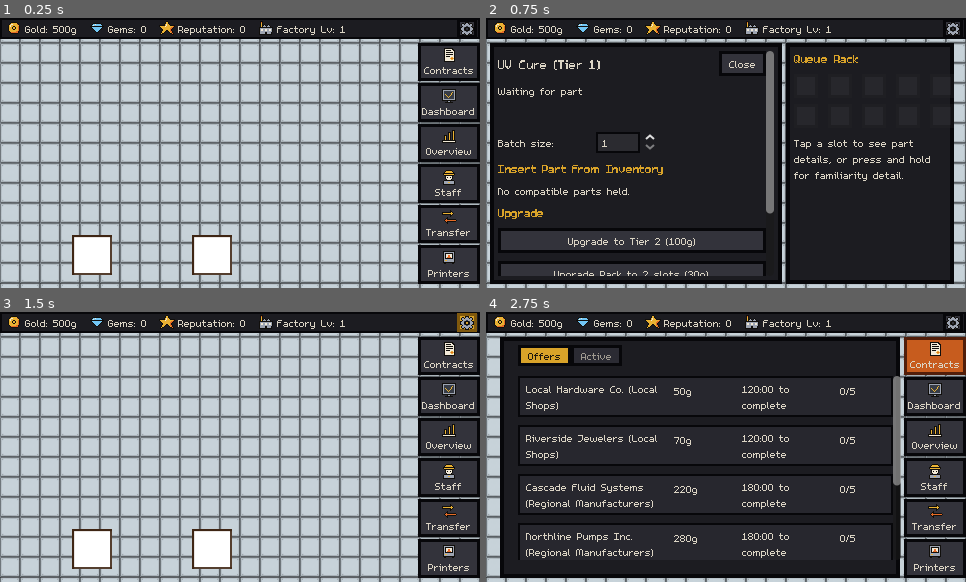
Above: before the commit, frames 1-4 (two rows, left to right).
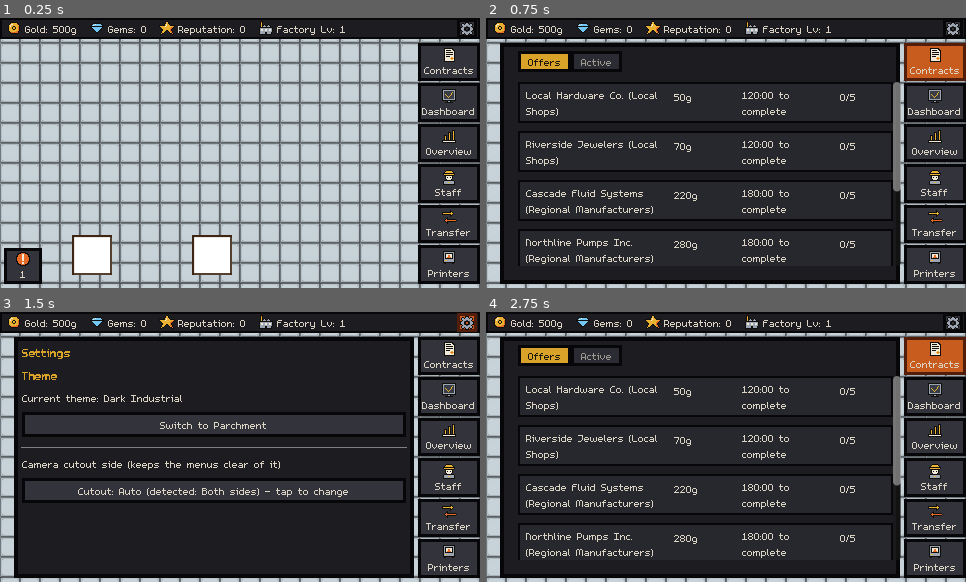
Above: after the commit, the same moments.

Repository: carverweirick/foundry-mobile-game
Game: Godot game, scene res://scenes/main.tscn
Same seed, same stepped clock (60 frames per second), same inputs: the game is played once before the commit and once after it.
Inputs (mouse positions are in pixels of both pictures, inside the frame that each line leads up to):
- Up to frame 1 (0.25 s): no input
- Up to frame 2 (0.75 s): click (510, 266) at 0.52 s
- Up to frame 3 (1.5 s): click (465, 322) at 1.27 s
- Up to frame 4 (2.75 s): click (937, 355) at 2.02 s

The runs differ from the first frame. In frame 1, 1.0% of the frame differs, in the area x 0-9%, y 85-99%; in frame 2, 24%; in frame 3, 74%, in the area x 2-100%, y 0-99%; in frame 4, nothing differs.

Commit message:
Add the Attention button: jump to whatever needs the player next
Bottom-left "!" tile with a count. Each tap pans the camera to the next
station needing input and pulses it, or opens Transfer/Contracts for the
shop-wide items. Needs, most urgent first: defects anywhere, ready parts at
unstaffed stations, stranded Awaiting Transfer parts, idle unstaffed
printers with contract work, no active contract.

Also records the menu-structure decision (design doc 27.7): consolidated
Board/Contracts/Team/Factory rail next, Option A's floor-first ideas tabled.

Co-Authored-By: Claude Opus 5.5 <noreply@anthropic.com>
Claude-Session: https://claude.ai/code/session_01LwGPRWnRjmAtkb5LvtKvk9

Diff:
--- /dev/null
+++ b/scenes/attention.gd
@@ -0,0 +1,75 @@
+class_name Attention
+
+## Everything on the shop floor that needs the player right now, most urgent
+## first - the list behind the Hud's Attention ("!") button (design doc
+## 27.6: "each tap pans to the next station that needs input - this was the
+## Dashboard's real job"). Per-station needs come from
+## Station.attention_need(); the two shop-wide ones (parts stuck in Awaiting
+## Transfer, no active contract) are added here.
+##
+## Each item is a Dictionary:
+##   key      - stable id, so repeated taps can step past the last target
+##   priority - 0 = most urgent (defect), shared with attention_need()
+##   label    - short text shown in the Hud's toast
+##   station  - Station to pan to, or null
+##   overlay  - "transfer" / "contracts" to open instead, or ""
+
+const PRIORITY_AWAITING_TRANSFER := 2
+const PRIORITY_NO_CONTRACT := 4
+
+
+static func collect() -> Array[Dictionary]:
+	var items: Array[Dictionary] = []
+	var station_by_id: Dictionary = GameData.station_by_id
+	var order := 0
+	for id: String in GameData.all_real_station_ids():
+		var station: Station = station_by_id.get(id)
+		if station == null:
+			continue
+		var need := station.attention_need()
+		if need.is_empty():
+			continue
+		items.append({
+			"key": "station:" + id,
+			"priority": need.priority,
+			"label": "%s: %s" % [station.station_name, need.label],
+			"station": station,
+			"overlay": "",
+			"order": order,
+		})
+		order += 1
+
+	# Held parts whose next station has nobody assigned - a staffed station
+	# auto-claims its own held parts, so only these truly wait on the player.
+	var stranded := 0
+	for part in GameData.held_parts:
+		var next: Station = station_by_id.get(GameData.next_station_id_for(part))
+		if next == null or next.assigned_technicians.is_empty():
+			stranded += 1
+	if stranded > 0:
+		items.append({
+			"key": "transfer",
+			"priority": PRIORITY_AWAITING_TRANSFER,
+			"label": "%d part%s awaiting transfer" % [stranded, "" if stranded == 1 else "s"],
+			"station": null,
+			"overlay": "transfer",
+			"order": order,
+		})
+		order += 1
+
+	if GameData.get_active_contracts().is_empty() and not GameData.contract_offers.is_empty():
+		items.append({
+			"key": "contracts",
+			"priority": PRIORITY_NO_CONTRACT,
+			"label": "No active contract - pick an offer",
+			"station": null,
+			"overlay": "contracts",
+			"order": order,
+		})
+
+	# sort_custom isn't stable, so pipeline order is an explicit tiebreak.
+	items.sort_custom(func(a, b):
+		if a.priority != b.priority:
+			return a.priority < b.priority
+		return a.order < b.order)
+	return items
--- /dev/null
+++ b/scenes/attention_pulse.gd
@@ -0,0 +1,33 @@
+extends Node2D
+class_name AttentionPulse
+
+## A gold outline that blinks a few times around a station and then frees
+## itself - added by main.gd when the Attention button pans the camera to a
+## station, so the eye lands on the right one in a crowded room.
+
+const COLOR := Color(0.95, 0.72, 0.2)
+const LINE_WIDTH: float = 4.0
+const PULSES: int = 3
+const PULSE_SECONDS: float = 0.35
+
+var rect: Rect2
+
+
+## Adds a pulse as a child of station, outlining rect (station-local).
+static func spawn(station: Node2D, outline: Rect2) -> void:
+	var pulse := AttentionPulse.new()
+	pulse.rect = outline
+	pulse.z_index = 10
+	station.add_child(pulse)
+
+
+func _ready() -> void:
+	var tween := create_tween()
+	for i in PULSES:
+		tween.tween_property(self, "modulate:a", 0.15, PULSE_SECONDS)
+		tween.tween_property(self, "modulate:a", 1.0, PULSE_SECONDS)
+	tween.tween_callback(queue_free)
+
+
+func _draw() -> void:
+	draw_rect(rect, COLOR, false, LINE_WIDTH)
--- a/scenes/hud.gd
+++ b/scenes/hud.gd
@@ -19,6 +19,14 @@
 ## the open menu; below StationDetailMenu (layer 3), which is modal over
 ## everything since it's opened from a floor tap rather than the rail (the
 ## rail hides while it's open, see _process()).
+##
+## Bottom-left: the Attention ("!") button (design doc 27.6). Shows how many
+## things need the player (Attention.collect()); each tap emits
+## attention_requested with the next one, and main.gd pans the camera there
+## or opens the relevant menu. A short toast beside it says what it is.
+
+## Emitted by an Attention tap - see Attention for the item's shape.
+signal attention_requested(item: Dictionary)
 
 const BAR_HEIGHT: float = 20.0
 const RAIL_WIDTH: float = 62.0
@@ -46,6 +54,9 @@
 ## Gravity is re-read this often; a side change needs two agreeing reads.
 const CAMERA_SIDE_POLL_SECONDS: float = 0.5
 const DEBT_COLOR := Color(0.85, 0.2, 0.2)
+const ATTENTION_SIZE := Vector2(38.0, 36.0)
+const ATTENTION_POLL_SECONDS: float = 0.25
+const TOAST_SECONDS: float = 2.5
 const BUTTON_STATES: Array[String] = [
 	"normal", "normal_mirrored", "hover", "hover_mirrored", "pressed",
 	"pressed_mirrored", "hover_pressed", "hover_pressed_mirrored", "disabled",
@@ -67,6 +78,13 @@
 var _detected_camera_side: ThemeManager.CutoutSide = ThemeManager.CutoutSide.BOTH
 var _pending_camera_side: ThemeManager.CutoutSide = ThemeManager.CutoutSide.BOTH
 var _camera_poll_elapsed: float = 0.0
+var _attention_button: Button
+var _attention_count_label: Label
+var _attention_toast: Label
+var _attention_toast_tween: Tween
+var _attention_items: Array[Dictionary] = []
+var _attention_last_key: String = ""
+var _attention_poll_elapsed: float = ATTENTION_POLL_SECONDS
 
 
 func _ready() -> void:
@@ -75,6 +93,7 @@
 	_rail = VBoxContainer.new()
 	_rail.add_theme_constant_override("separation", 2)
 	add_child(_rail)
+	_build_attention()
 	ThemeManager.theme_changed.connect(func(_choice): _apply_theme())
 	_apply_theme()
 	get_viewport().size_changed.connect(_layout)
@@ -111,6 +130,10 @@
 	if _camera_poll_elapsed >= CAMERA_SIDE_POLL_SECONDS:
 		_camera_poll_elapsed = 0.0
 		_poll_camera_side()
+	_attention_poll_elapsed += delta
+	if _attention_poll_elapsed >= ATTENTION_POLL_SECONDS:
+		_attention_poll_elapsed = 0.0
+		_refresh_attention()
 	# Polled rather than signal-driven: a save load can replace every one of
 	# these values without emitting, and set_text() is a no-op when unchanged.
 	_gold_label.text = "Gold: %dg" % GameData.currency
@@ -127,6 +150,75 @@
 	# than drawing half-covered underneath it.
 	if _station_detail_menu != null:
 		_rail.visible = not _station_detail_menu.panel.visible
+	# A floor tool, not a menu one - and the bottom-left corner is under the
+	# panel slot on narrower screens - so it steps aside while a menu is open.
+	_attention_button.visible = not _any_menu_open()
+	if not _attention_button.visible:
+		_attention_toast.visible = false
+
+
+func _any_menu_open() -> bool:
+	if _station_detail_menu != null and _station_detail_menu.panel.visible:
+		return true
+	for overlay in _slot_overlays:
+		if overlay.panel.visible:
+			return true
+	return false
+
+
+func _build_attention() -> void:
+	_attention_button = _make_rail_tile("0", "attention")
+	_attention_button.tooltip_text = "Jump to the next thing that needs you"
+	_attention_button.focus_mode = Control.FOCUS_NONE
+	_attention_button.size = ATTENTION_SIZE
+	_attention_count_label = _attention_button.get_child(0).get_child(1)
+	_attention_button.pressed.connect(_on_attention_pressed)
+	add_child(_attention_button)
+	# Same white-on-black-outline treatment as the floor's station labels, so
+	# it reads over any floor tile without a panel behind it.
+	_attention_toast = Label.new()
+	_attention_toast.mouse_filter = Control.MOUSE_FILTER_IGNORE
+	_attention_toast.add_theme_color_override("font_color", Color(0.98, 0.95, 0.88))
+	_attention_toast.add_theme_color_override("font_outline_color", Color(0.1, 0.06, 0.03))
+	_attention_toast.add_theme_constant_override("outline_size", 3)
+	_attention_toast.visible = false
+	add_child(_attention_toast)
+
+
+func _refresh_attention() -> void:
+	_attention_items = Attention.collect()
+	_attention_count_label.text = str(_attention_items.size())
+	_attention_button.disabled = _attention_items.is_empty()
+
+
+## Steps to the item after the last one visited, so repeated taps tour every
+## need; once that one is resolved it drops out and the tour restarts at the
+## most urgent.
+func _on_attention_pressed() -> void:
+	_refresh_attention()
+	if _attention_items.is_empty():
+		return
+	var index := 0
+	for i in _attention_items.size():
+		if _attention_items[i].key == _attention_last_key:
+			index = (i + 1) % _attention_items.size()
+			break
+	var item: Dictionary = _attention_items[index]
+	_attention_last_key = item.key
+	_show_attention_toast("%s  (%d/%d)" % [item.label, index + 1, _attention_items.size()])
+	attention_requested.emit(item)
+
+
+func _show_attention_toast(text: String) -> void:
+	_attention_toast.text = text
+	_attention_toast.visible = true
+	_attention_toast.modulate.a = 1.0
+	if _attention_toast_tween != null:
+		_attention_toast_tween.kill()
+	_attention_toast_tween = create_tween()
+	_attention_toast_tween.tween_interval(TOAST_SECONDS)
+	_attention_toast_tween.tween_property(_attention_toast, "modulate:a", 0.0, 0.4)
+	_attention_toast_tween.tween_callback(func(): _attention_toast.visible = false)
 
 
 func _build_bar() -> void:
@@ -204,6 +296,8 @@
 func _apply_theme() -> void:
 	ThemeManager.apply_theme_to(_bar)
 	ThemeManager.apply_theme_to(_rail)
+	ThemeManager.apply_theme_to(_attention_button)
+	ThemeManager.apply_theme_to(_attention_toast)
 	var theme: Theme = ThemeManager.get_current_theme_resource()
 	var bar_style: StyleBox = theme.get_stylebox("panel", "Panel").duplicate()
 	if bar_style is StyleBoxFlat:
@@ -213,7 +307,7 @@
 	bar_style.content_margin_top = 1.0
 	bar_style.content_margin_bottom = 1.0
 	_bar.add_theme_stylebox_override("panel", bar_style)
-	for button: Button in _rail_buttons + [_settings_button]:
+	for button: Button in _rail_buttons + [_settings_button, _attention_button]:
 		# EVERY state, including ones this Theme doesn't define: a Button's
 		# minimum size is its largest stylebox across all states, and an
 		# undefined one (hover_pressed, the *_mirrored RTL variants) falls back
@@ -262,6 +356,13 @@
 	var slot := Rect2(slot_left, top, slot_right - slot_left, bottom - top)
 	for overlay in _slot_overlays:
 		overlay.set_panel_rect(slot)
+
+	var attention_x: float = maxf(left, corner) + EDGE_GAP
+	_attention_button.position = Vector2(attention_x, bottom - ATTENTION_SIZE.y)
+	_attention_button.size = ATTENTION_SIZE
+	_attention_toast.position = Vector2(
+		attention_x + ATTENTION_SIZE.x + EDGE_GAP,
+		bottom - (ATTENTION_SIZE.y + _attention_toast.get_combined_minimum_size().y) * 0.5)
 
 	if _station_detail_menu != null:
 		var sdm_panel: Control = _station_detail_menu.panel
--- a/scenes/main.gd
+++ b/scenes/main.gd
@@ -50,6 +50,7 @@
 const MIN_ZOOM: float = 0.25   # zoomed out - the whole floor visible at once
 const MAX_ZOOM: float = 2.0   # zoomed in - close look at a single station
 const DEFAULT_ZOOM: float = 1.0
+const ATTENTION_PAN_SECONDS: float = 0.35
 const ZOOM_STEP: float = 1.1
 
 ## A left click/tap that moves less than this many screen pixels between
@@ -314,6 +315,34 @@
 		[awaiting_transfer_overlay, "Transfer", "transfer"],
 		[printers_overlay, "Printers", "printers"],
 	], settings_overlay, station_detail_menu)
+	hud.attention_requested.connect(_on_attention_requested)
+
+
+## Attention button tap (design doc 27.6): pan to the station that needs the
+## player and pulse it, or open the menu a shop-wide item lives in. Zooms in
+## to at least DEFAULT_ZOOM first - a pulse on a station at MIN_ZOOM is too
+## small to find, which is the whole point of the button.
+func _on_attention_requested(item: Dictionary) -> void:
+	for overlay in _overlays:
+		overlay.close()
+	match item.overlay:
+		"transfer":
+			awaiting_transfer_overlay.toggle()
+			return
+		"contracts":
+			contracts_overlay.toggle()
+			contracts_overlay.get_node("Panel/TabContainer").current_tab = 0 # Offers
+			return
+	var station: Station = item.station
+	if station == null:
+		return
+	if camera.zoom.x < DEFAULT_ZOOM:
+		camera.zoom = Vector2(DEFAULT_ZOOM, DEFAULT_ZOOM)
+		_apply_sprite_zoom_scale()
+	var tween := create_tween()
+	tween.tween_property(camera, "position", _clamp_camera_position(station.position), ATTENTION_PAN_SECONDS) \
+		.set_trans(Tween.TRANS_SINE).set_ease(Tween.EASE_OUT)
+	AttentionPulse.spawn(station, station.get_sprite_rect().grow(4.0))
 
 
 func _on_overlay_opened(opened_overlay: Node) -> void:
--- a/scenes/station.gd
+++ b/scenes/station.gd
@@ -613,6 +613,39 @@
 	return false
 
 
+## What, if anything, this station needs the player for right now - drives
+## the Hud's Attention button (design doc 27.6) and is meant to drive floor
+## status badges later. Empty when nothing; otherwise {"priority": int,
+## 0 = most urgent, "label": String}. Only counts what no technician will do
+## on their own: defects (technicians never fix them, so even a staffed
+## station asks), and Collect/Queue at a station with nobody assigned.
+## Priorities are shared with Attention.collect()'s non-station items.
+func attention_need() -> Dictionary:
+	for part in _parts_here():
+		if part.is_defective:
+			return {"priority": 0, "label": "Defect - %s" % GameData.DEFECT_CATEGORY_LABEL[part.defect_category]}
+	if station_type == StationType.AUTOMATIC or not assigned_technicians.is_empty():
+		return {}
+	if _has_ready_part_to_send():
+		return {"priority": 1, "label": "Ready to collect"}
+	if is_pipeline_entry and current_part == null and can_start_new_work() \
+			and GameData.next_contract_needing_parts() != null:
+		return {"priority": 3, "label": "Ready to start a print"}
+	return {}
+
+
+## Every Part physically at this station, in whichever slot model it uses.
+func _parts_here() -> Array[Part]:
+	var parts: Array[Part] = []
+	if current_part != null:
+		parts.append(current_part)
+	for run in shelling_active_parts:
+		parts.append(run.part)
+	parts.append_array(shelling_ready_parts)
+	parts.append_array(queue_rack)
+	return parts
+
+
 ## Whether there's currently a finished Part here worth a technician carrying
 ## onward - current_part (normal model) or the front of shelling_ready_parts
 ## (parallel shelling, design doc Section 21.4, where more than one Part can
@@ -662,12 +695,16 @@
 ## whatever texture is currently assigned, not a fixed guess - see the
 ## LABEL_STACK_RECT comment.
 func get_click_rect() -> Rect2:
+	return get_sprite_rect().merge(LABEL_STACK_RECT).grow(CLICK_PADDING)
+
+
+## The sprite's current footprint in station-local space, at its live scale.
+func get_sprite_rect() -> Rect2:
 	var local_sprite_rect := station_sprite.get_rect()
-	var sprite_rect := Rect2(
+	return Rect2(
 		station_sprite.position + local_sprite_rect.position * station_sprite.scale,
 		local_sprite_rect.size * station_sprite.scale
 	)
-	return sprite_rect.merge(LABEL_STACK_RECT).grow(CLICK_PADDING)
 
 
 ## Whether this station can currently take an incoming Part. Ship never
--- a/scenes/ui_icons.gd
+++ b/scenes/ui_icons.gd
@@ -196,6 +196,24 @@
 		".kk..........kk.",
 		"................",
 	],
+	"attention": [
+		"................",
+		".....kkkkkk.....",
+		"...kkkooookkk...",
+		"..kkooowwoookk..",
+		"..koooowwooook..",
+		".kkoooowwooookk.",
+		".kooooowwoooook.",
+		".kooooowwoooook.",
+		".kooooowwoooook.",
+		".kooooowwoooook.",
+		".kkooooooooookk.",
+		"..koooowwooook..",
+		"..kkooowwoookk..",
+		"...kkkooookkk...",
+		".....kkkkkk.....",
+		"................",
+	],
 	"factory": [
 		"................",
 		"..kkk...........",
Not shown, added: scenes/attention.gd.uid
Not shown, added: scenes/attention_pulse.gd.uid
Not shown, changed: CLAUDE.md
Not shown, changed: docs/design_doc.md
